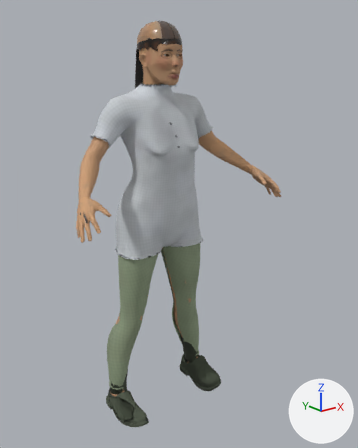
The glTF model studio/public/assets/characters/char.female-dewasa/char.female-dewasa.glb: old version first, new version second.
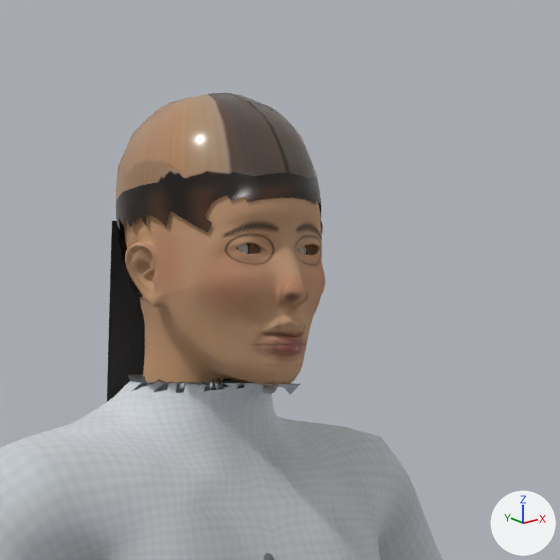
The first picture shows the older version from a 50 mm lens placed at (-1.179, -1.641, 1.442), pointed at (0.04, -0.117, 0.833). The close-ups show the older and then the newer version on the part from 31% to 66% of the width and 0% to 28% of the height of that picture. Only the edits that show in the close-ups are written down. The axes (+X, +Y, +Z) are drawn at lower right. The lights are the same throughout.

The first close-up shows 'char.female-dewasa-mesh'.
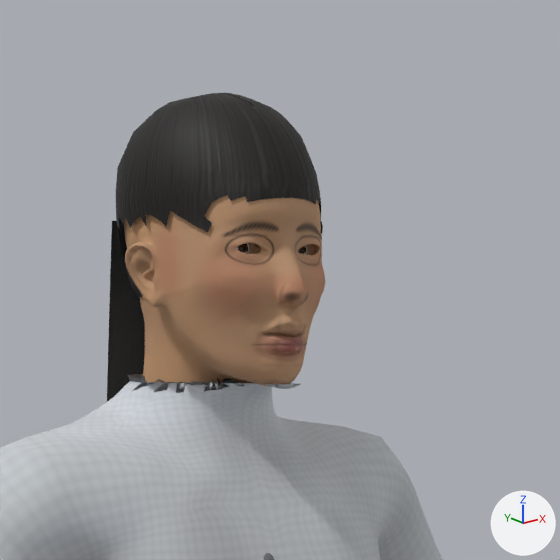
Edits to the bpy script that builds the scene:
```text
Change mat_hair:
    where n4 = _N.new('ShaderNodeTexImage'); n4.name = 'Image Texture'
    n4.image: img_tex27 -> img_tex30
    where n7 = _N.new('ShaderNodeTexImage'); n7.name = 'Image Texture.001'
    n7.image: img_tex28 -> img_tex31
    where n9 = _N.new('ShaderNodeTexImage'); n9.name = 'Image Texture.002'
    n9.image: img_tex29 -> img_tex32
```

Where the change shows, as pixel boxes [x1, y1, x2, y2] in the close-ups (560 x 560 px):
'char.female-dewasa-mesh', surface changed (beige to black): [114, 93, 323, 396] in both
